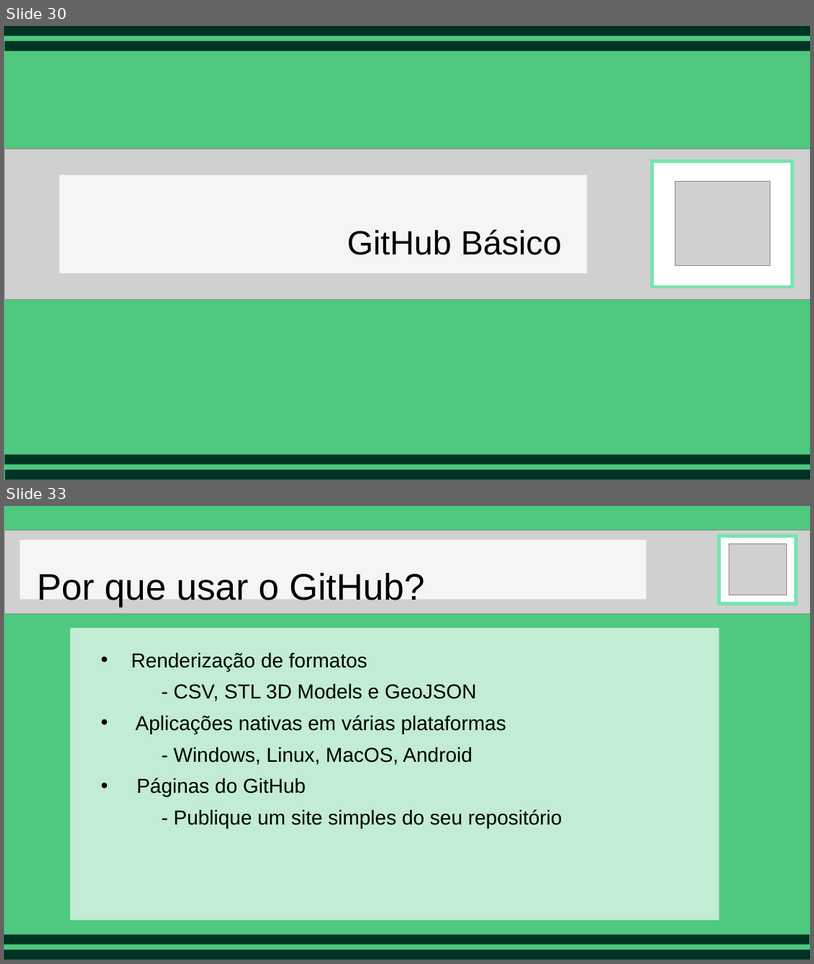
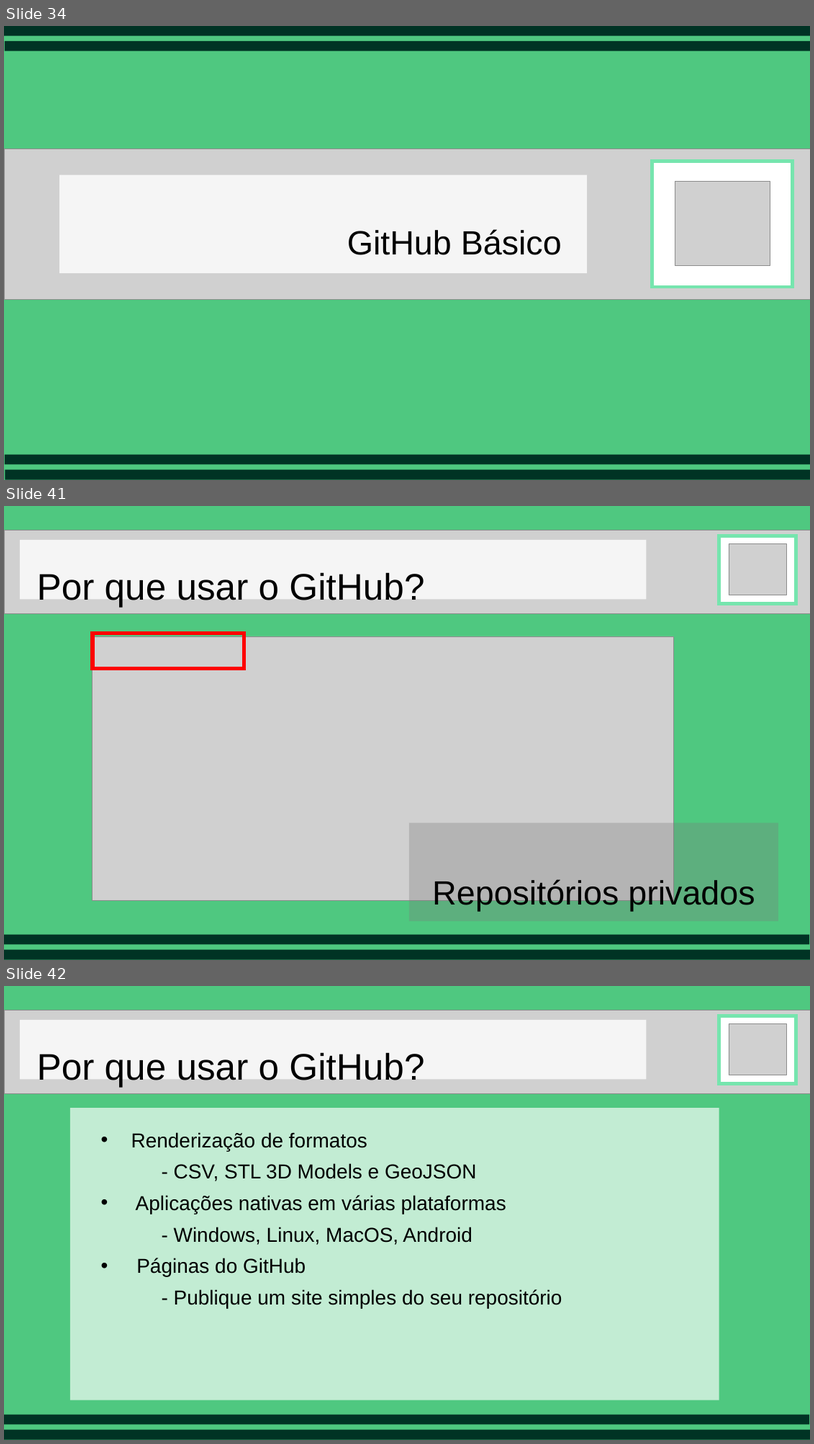
Before and after one commit to bispojr/ifce-crato, a slide deck: minicursos/git-e-github/slides.pptx. Shown one above the other, each under a label of ours: slides 30 and 33 before the commit, slides 34, 41 and 42 after it; the slides between them are not shown. The pictures are 814x964 and 814x1444 pixels, drawn with LibreOffice and Linux fonts; fonts in the diff are those of the drawing; grey boxes stand for pictures. Boxes give left, top, right and bottom in pixels: in the first picture for what was removed or moved away, otherwise in the second. Text is boxed around its words. In the diff, an @@ line names an element or a change of style, - is before the commit and + after.

```diff
--- a/minicursos/git-e-github/slides.pptx
+++ b/minicursos/git-e-github/slides.pptx
@@ slide 41 added at [4, 506, 810, 960], background #4FC880 @@
@@ picture added at [4, 530, 810, 613] @@
@@ rectangle added at [20, 540, 646, 599], fill #FFFFFF at 79% opacity @@
@@ rectangle added at [720, 536, 797, 604], fill #FFFFFF, outline #76E5AE 4 pt @@
@@ picture added at [729, 543, 787, 595] @@
@@ title added at [37, 572, 424, 607], 44 pt, text #000000 @@
+Por que usar o GitHub?
@@ rectangle added at [93, 633, 244, 668], outline #FF0000 4.5 pt @@
@@ picture added at [93, 636, 674, 901] @@
@@ rectangle added at [409, 823, 779, 921], fill #7C7C7C at 32% opacity @@
@@ text added at [432, 878, 755, 911], 40 pt, text #000000 @@
+Repositórios privados
@@ rectangle added at [4, 934, 810, 944], fill #003324 @@
@@ rectangle added at [4, 950, 810, 960], fill #003324 @@
@@ what was slide 30 is now slide 34 @@
@@ what was slide 33 is now slide 42 @@
```
Also in this commit, not shown: 3 slides changed, 8 other slides added.
